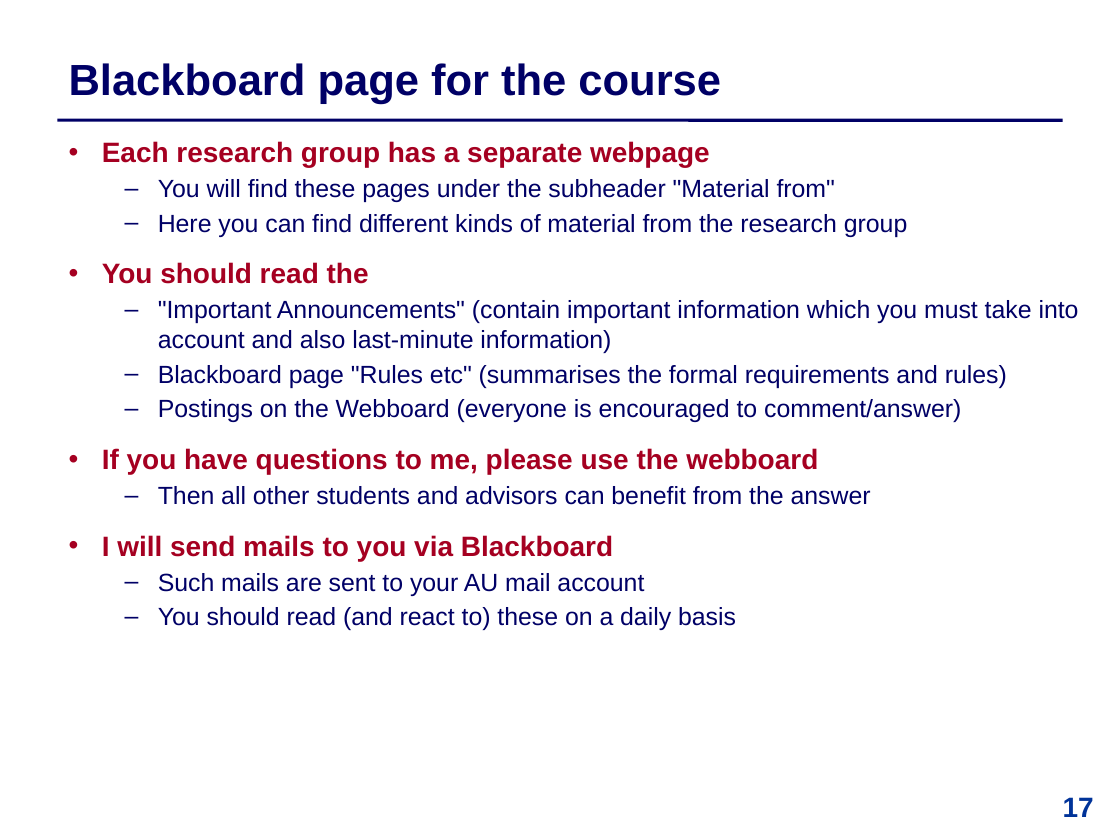
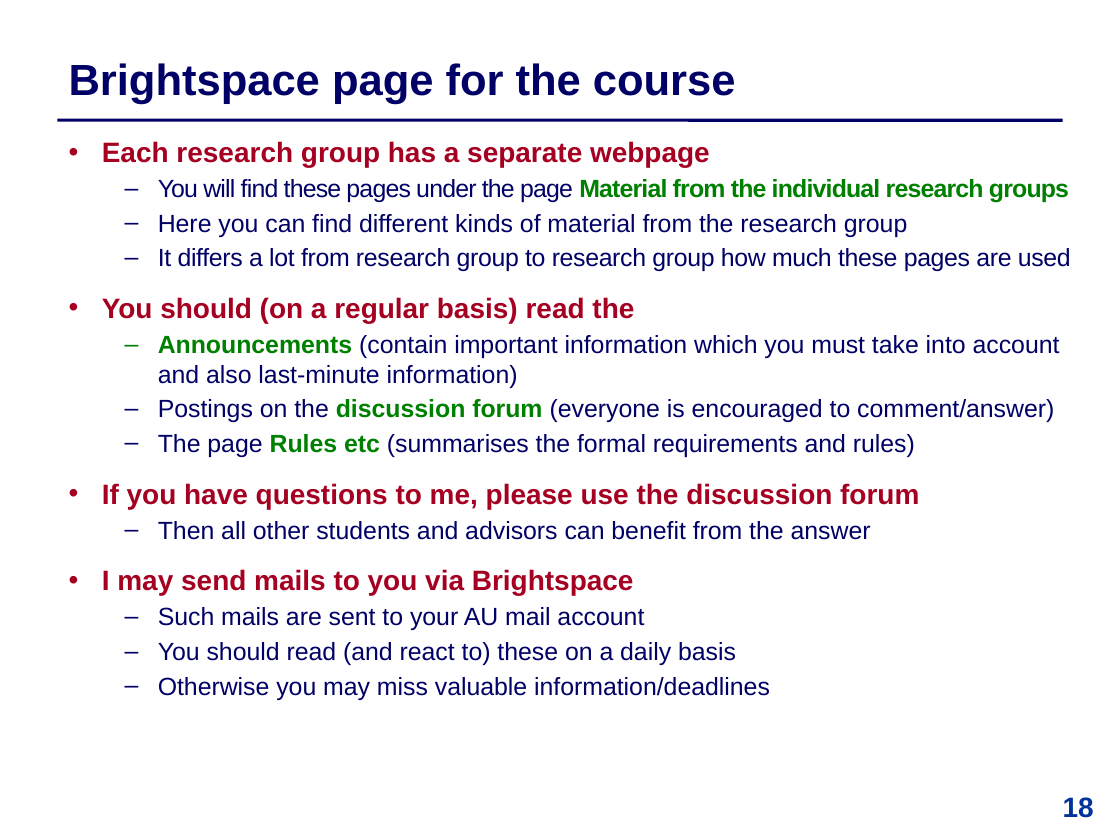
Before and after one commit to IntProgAU/Materiale, a slide deck: slide 18 of web/b22/1_contract/1 Bachelor Contract .pptx (slide 17 before the commit). Drawn at 1120x840 pixels with LibreOffice and Linux fonts; fonts in the diff are those of the drawing. Boxes give left, top, right and bottom in pixels: in the first picture for what was removed or moved away, otherwise in the second. Text is boxed around its words. In the diff, an @@ line names an element or a change of style, - is before the commit and + after.

```diff
--- a/web/b22/1_contract/1 Bachelor Contract .pptx
+++ b/web/b22/1_contract/1 Bachelor Contract .pptx
@@ title at box(69, 63, 736, 104): text changed @@
-Blackboard page for the course
+Brightspace page for the course
@@ text at box(158, 179, 1069, 203): text changed; text colour #000066 to #008000; bold on @@
-  – You will find these pages under the subheader "Material from"
+  – You will find these pages under the page Material from the individual research groups
@@ text at box(102, 248, 1071, 509): text changed @@
-  • You should read the
-  – "Important Announcements" (contain important information which you must take into account and also last-minute information)
-  – Blackboard page "Rules etc" (summarises the formal requirements and rules)
-  – Postings on the Webboard (everyone is encouraged to comment/answer)
-  • If you have questions to me, please use the webboard
+  – It differs a lot from research group to research group how much these pages are used
+  • You should (on a regular basis) read the
+  – Announcements (contain important information which you must take into account and also last-minute information)
+  – Postings on the discussion forum (everyone is encouraged to comment/answer)
+  – The page Rules etc (summarises the formal requirements and rules)
+  • If you have questions to me, please use the discussion forum
@@ text at box(102, 569, 634, 595): text changed @@
-  • I will send mails to you via Blackboard
+  • I may send mails to you via Brightspace
@@ text at box(158, 677, 770, 700): paragraph added @@
+  – Otherwise you may miss valuable information/deadlines
@@ page number at box(1063, 797, 1094, 818): text changed @@
-17
+18
```
Also in this commit, not shown: 10 other slides changed, 1 slide added.
